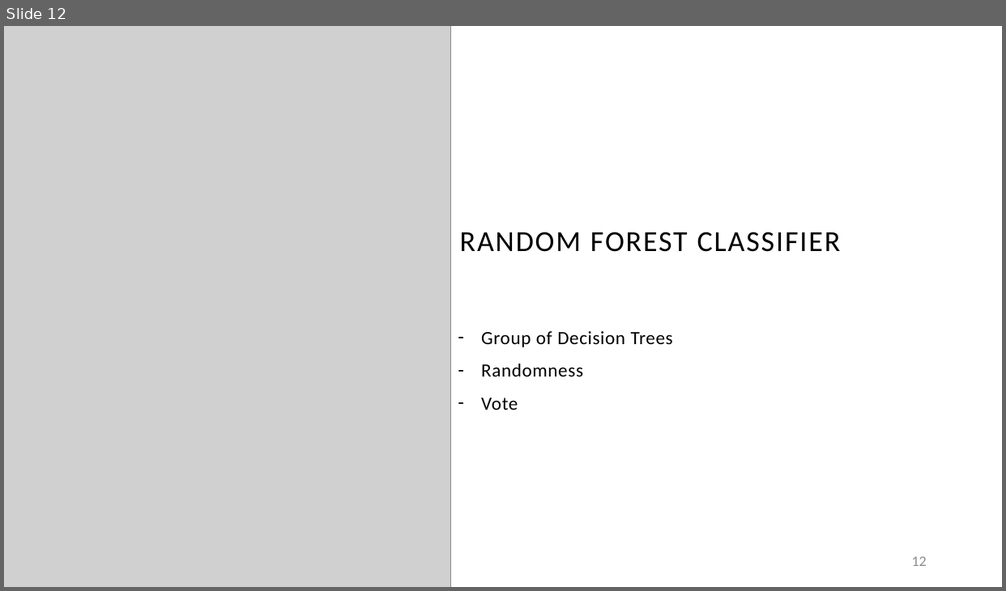
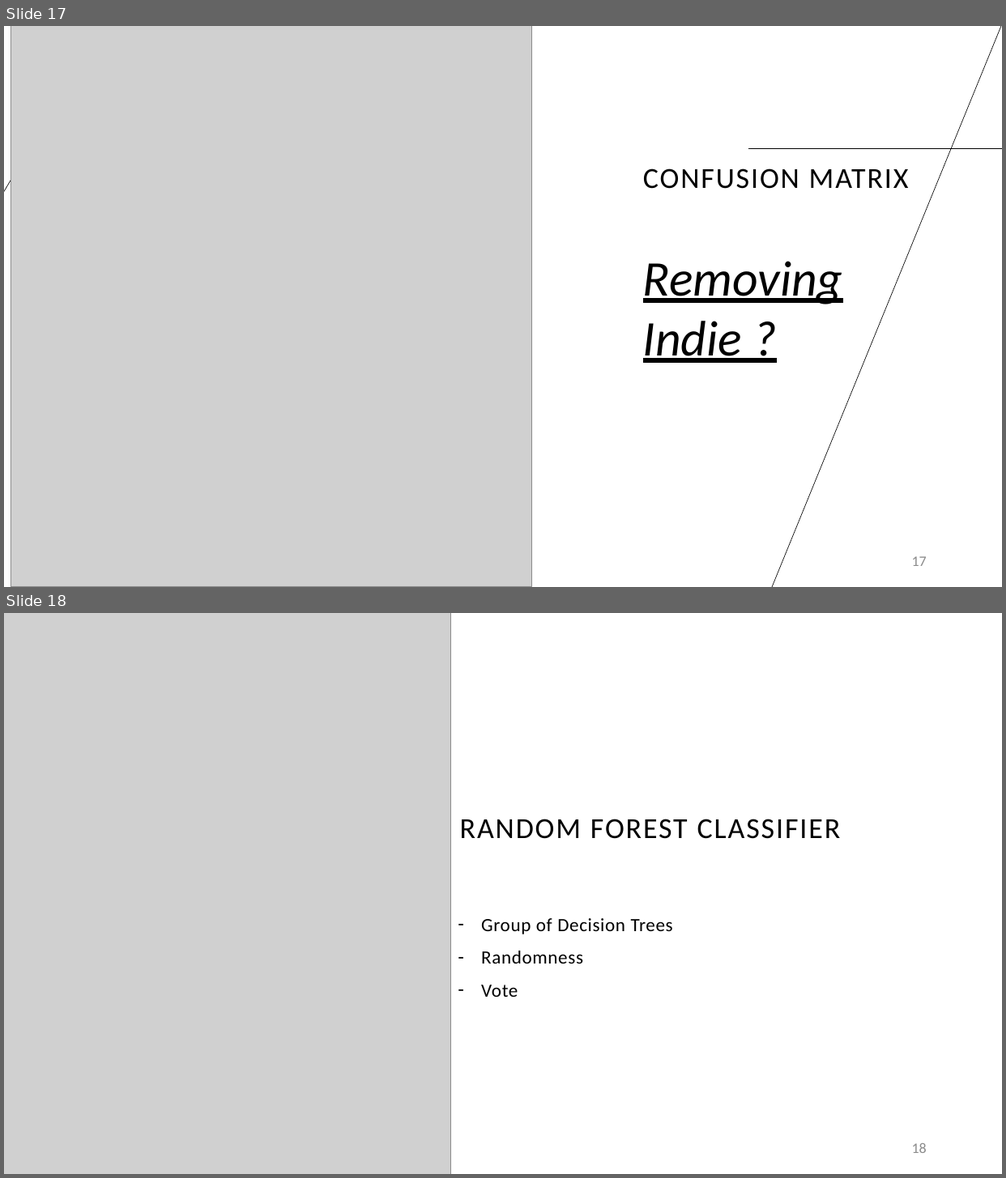
Before and after one commit to Hugo-Leyx-valade/projet-ML, a slide deck: Spotiflop_ML.pptx. Shown one above the other, each under a label of ours: slide 12 before the commit, slides 17 and 18 after it. The pictures are 1006x591 and 1006x1178 pixels, drawn with LibreOffice and Linux fonts; fonts in the diff are those of the drawing; grey boxes stand for pictures. Boxes give left, top, right and bottom in pixels: in the first picture for what was removed or moved away, otherwise in the second. Text is boxed around its words. In the diff, an @@ line names an element or a change of style, - is before the commit and + after.

Commit message:
ok c bon

```diff
--- a/Spotiflop_ML.pptx
+++ b/Spotiflop_ML.pptx
@@ slide 17 added at <box>4,26,1002,587</box>, background #FFFFFF @@
@@ line added from (4, 191) to (103, 26), #000000 0.5 pt @@
@@ picture added at <box>10,26,531,587</box> @@
@@ line added from (1002, 26) to (772, 587), #000000 0.5 pt @@
@@ title added at <box>643,169,909,189</box>, 28 pt, text #000000 @@
+CONFUSION MATRIX
@@ line added from (749, 149) to (1002, 149), #000000 0.5 pt @@
@@ text added at <box>643,261,843,363</box>, 48 pt, text #000000, italic, underline @@
+Removing Indie ?
@@ page number added at <box>912,557,927,566</box>, 14 pt, text #8C8C8C @@
+17
@@ what was slide 12 is now slide 18 @@
@@ page number at <box>912,1144,927,1153</box>: text changed @@
-12
+18
```
Also in this commit, not shown: 1 slide changed, 6 other slides added, 1 slide removed.
